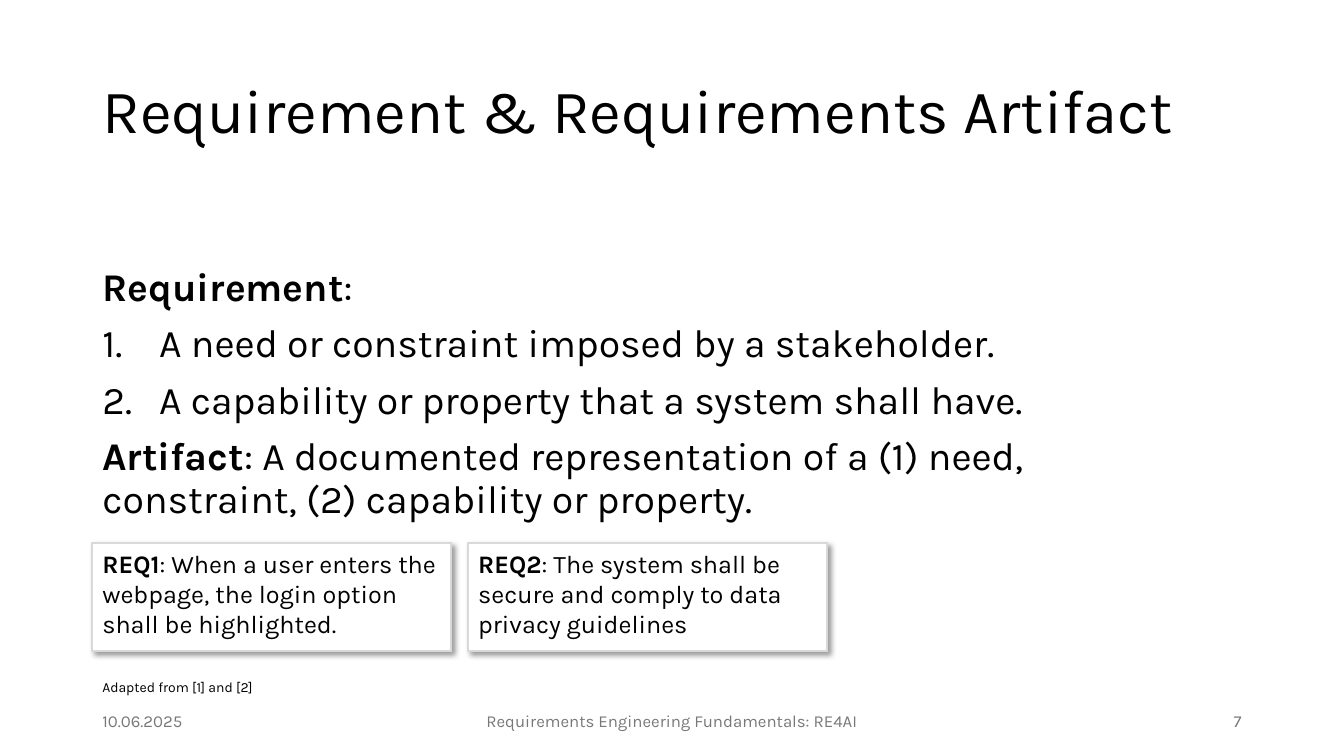
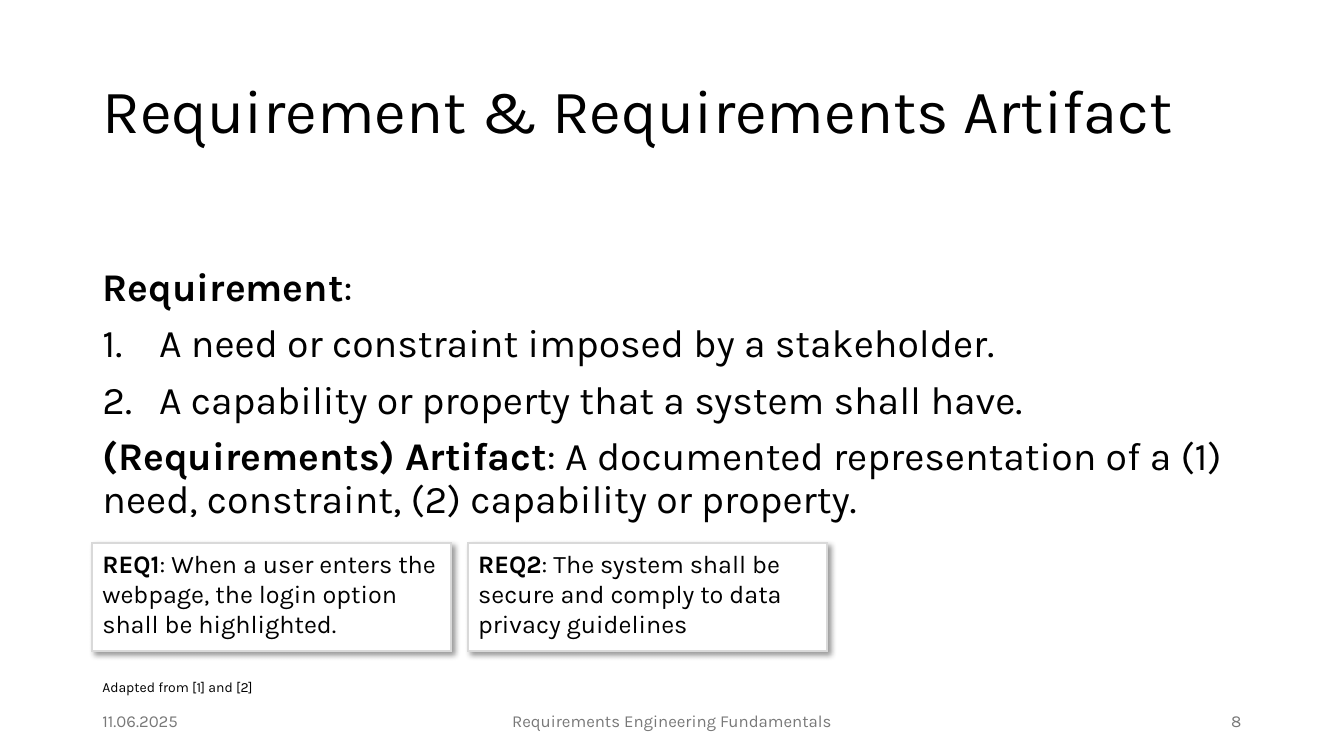
Before and after one commit to JulianFrattini/seminar-refun, a slide deck: slide 8 of slides/base/seminar-refun-base.pptx (slide 7 before the commit). Drawn at 1344x756 pixels with LibreOffice and Linux fonts; fonts in the diff are those of the drawing; background and template pictures are left out. Boxes give left, top, right and bottom in pixels: in the first picture for what was removed or moved away, otherwise in the second. Text is boxed around its words. In the diff, an @@ line names an element or a change of style, - is before the commit and + after.

```diff
--- a/slides/base/seminar-refun-base.pptx
+++ b/slides/base/seminar-refun-base.pptx
@@ text at (102,440,1222,523): text changed @@
-Artifact: A documented representation of a (1) need, constraint, (2) capability or property.
+(Requirements) Artifact: A documented representation of a (1) need, constraint, (2) capability or property.
@@ text at (102,716,177,727): text changed @@
-10.06.2025
+11.06.2025
@@ text at (512,715,831,731): text changed @@
-Requirements Engineering Fundamentals: RE4AI
+Requirements Engineering Fundamentals
@@ page number at (1231,716,1241,727): text changed @@
-7
+8
```
Also in this commit, not shown: 41 other slides changed, 1 slide added, 5 other files.
